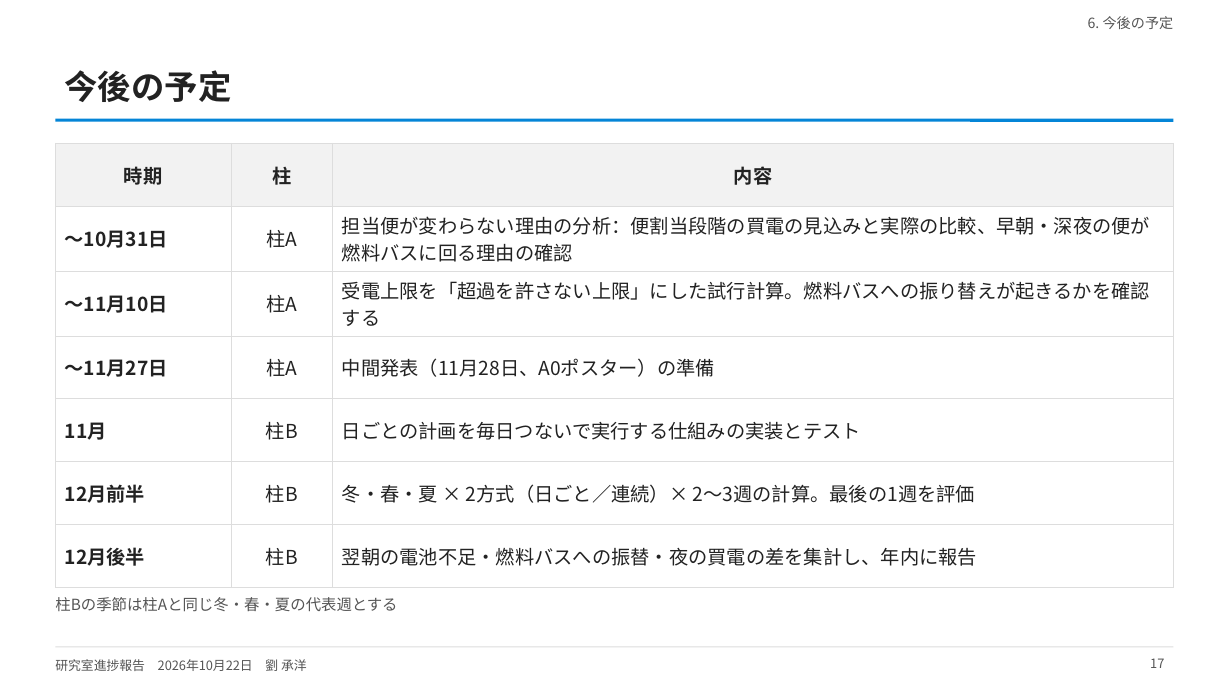
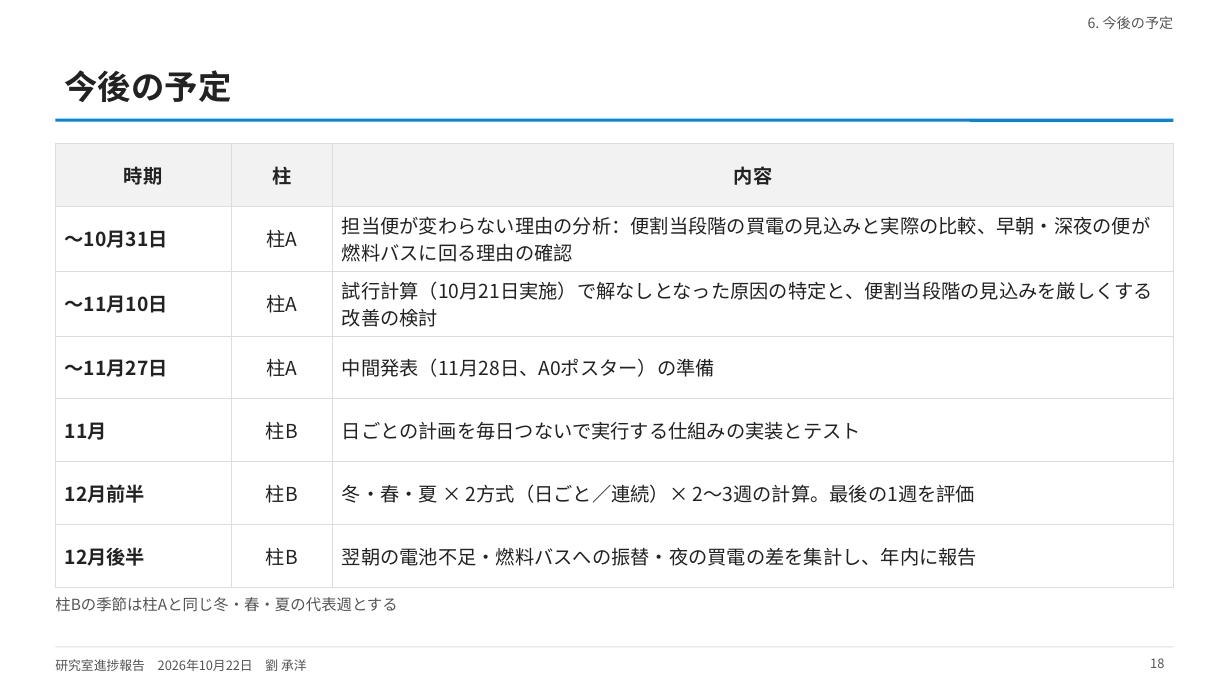
Before and after one commit to CYLIU2003/master-course, a slide deck: slide 18 of outcome/2026-10-22_lab_progress/lab_progress_20261022.pptx (slide 17 before the commit). Drawn at 1232x693 pixels with LibreOffice and Linux fonts; fonts in the diff are those of the drawing. Boxes give left, top, right and bottom in pixels: in the first picture for what was removed or moved away, otherwise in the second. Text is boxed around its words. In the diff, an @@ line names an element or a change of style, - is before the commit and + after.

```diff
--- a/outcome/2026-10-22_lab_progress/lab_progress_20261022.pptx
+++ b/outcome/2026-10-22_lab_progress/lab_progress_20261022.pptx
@@ table at (55, 143, 1174, 570) @@
-row 3, column 3: 受電上限を「超過を許さない上限」にした試行計算。燃料バスへの振り替えが起きるかを確認する
+row 3, column 3: 試行計算（10月21日実施）で解なしとなった原因の特定と、便割当段階の見込みを厳しくする改善の検討
@@ page number at (1150, 658, 1164, 668): text changed @@
-17
+18
```
Also in this commit, not shown: 2 other slides changed, 1 slide added, 3 other files.
